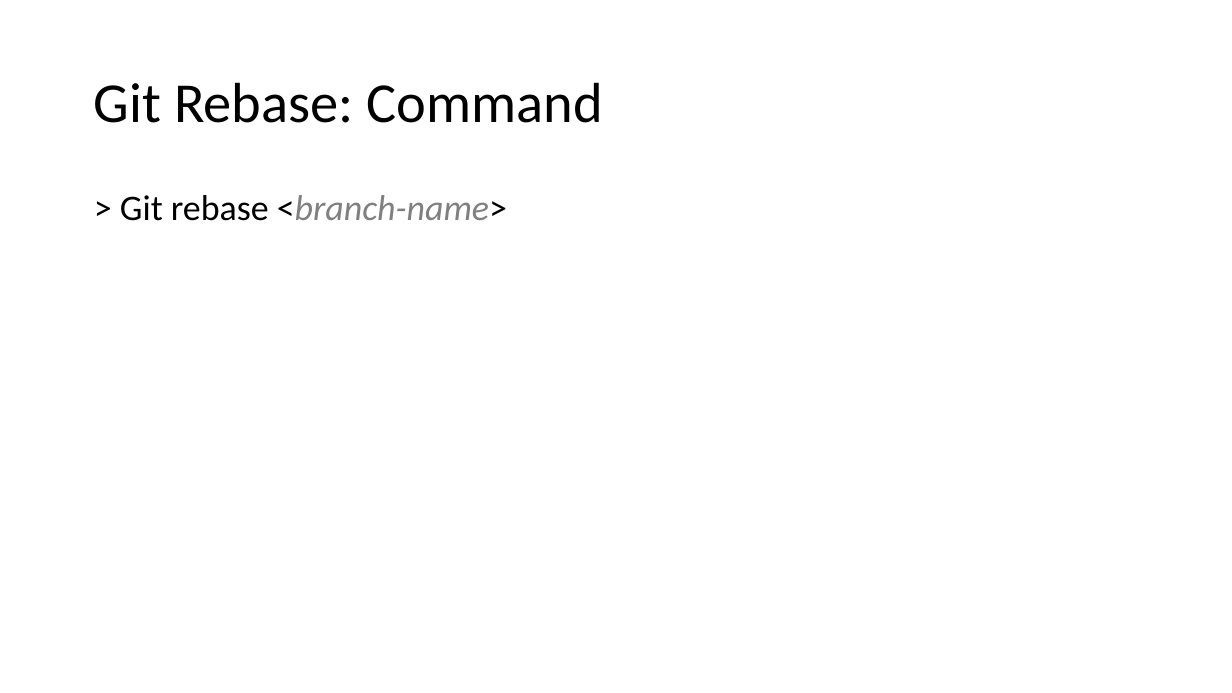
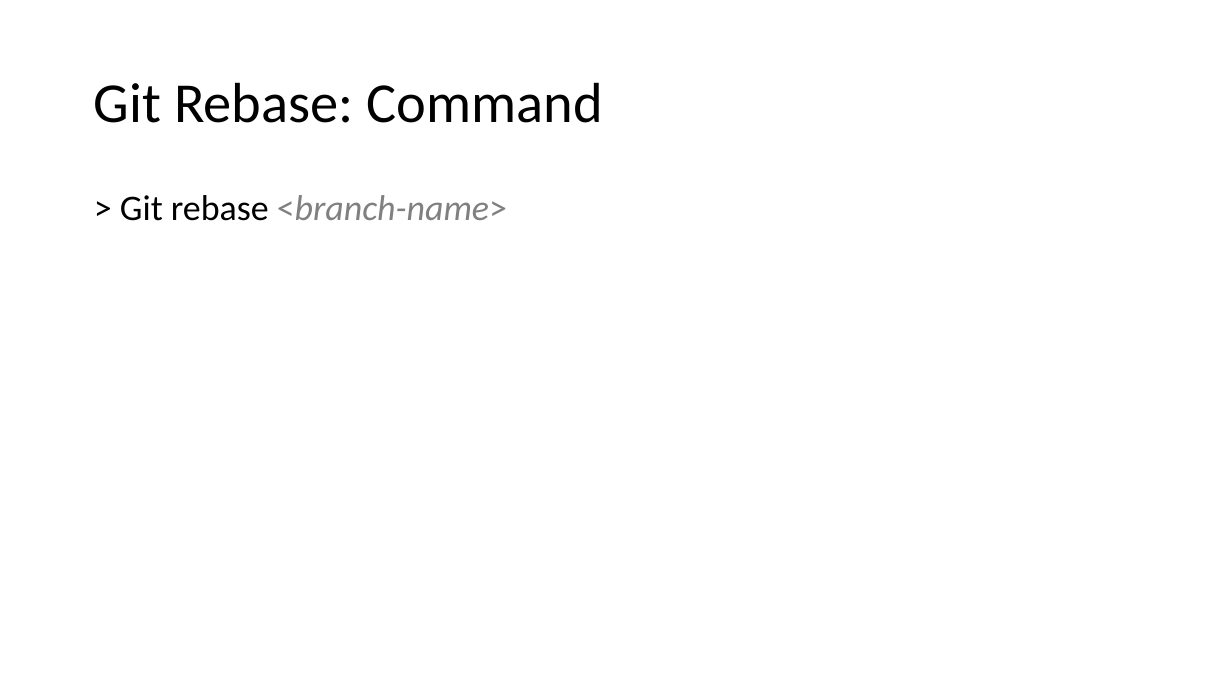
Before and after one commit to fmontazeri/Knowledeg, a slide deck: slide 10 of GitLearning.pptx. Drawn at 1232x693 pixels with LibreOffice and Linux fonts; fonts in the diff are those of the drawing. Boxes give left, top, right and bottom in pixels: in the first picture for what was removed or moved away, otherwise in the second. Text is boxed around its words. In the diff, an @@ line names an element or a change of style, - is before the commit and + after.

Commit message:
GitLearning - rebase - git head - detached head state

```diff
--- a/GitLearning.pptx
+++ b/GitLearning.pptx
@@ text "> Git rebase <branch-name>" at bbox=[120, 195, 507, 221]: text colour #000000 to #808080 in "<branch-name>" @@
```
Also in this commit, not shown: 4 other slides changed, 4 slides added, 2 slides removed.
